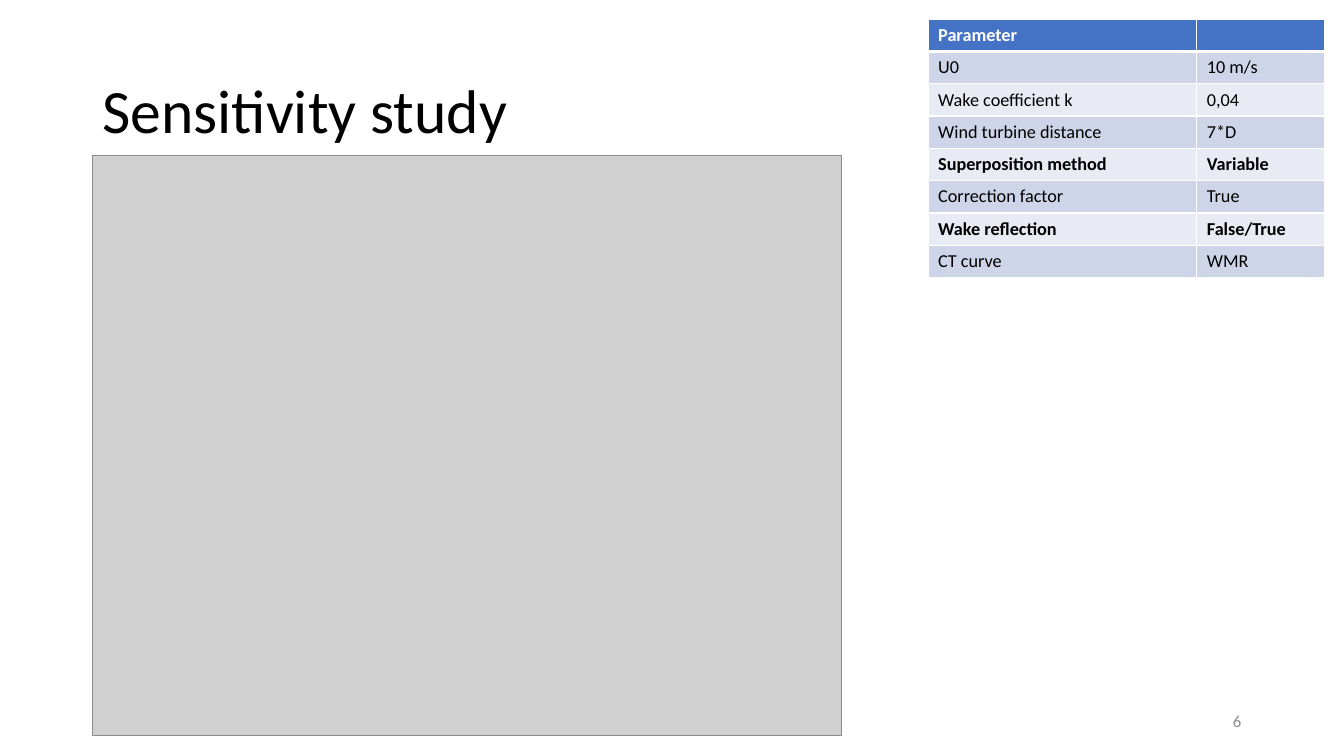
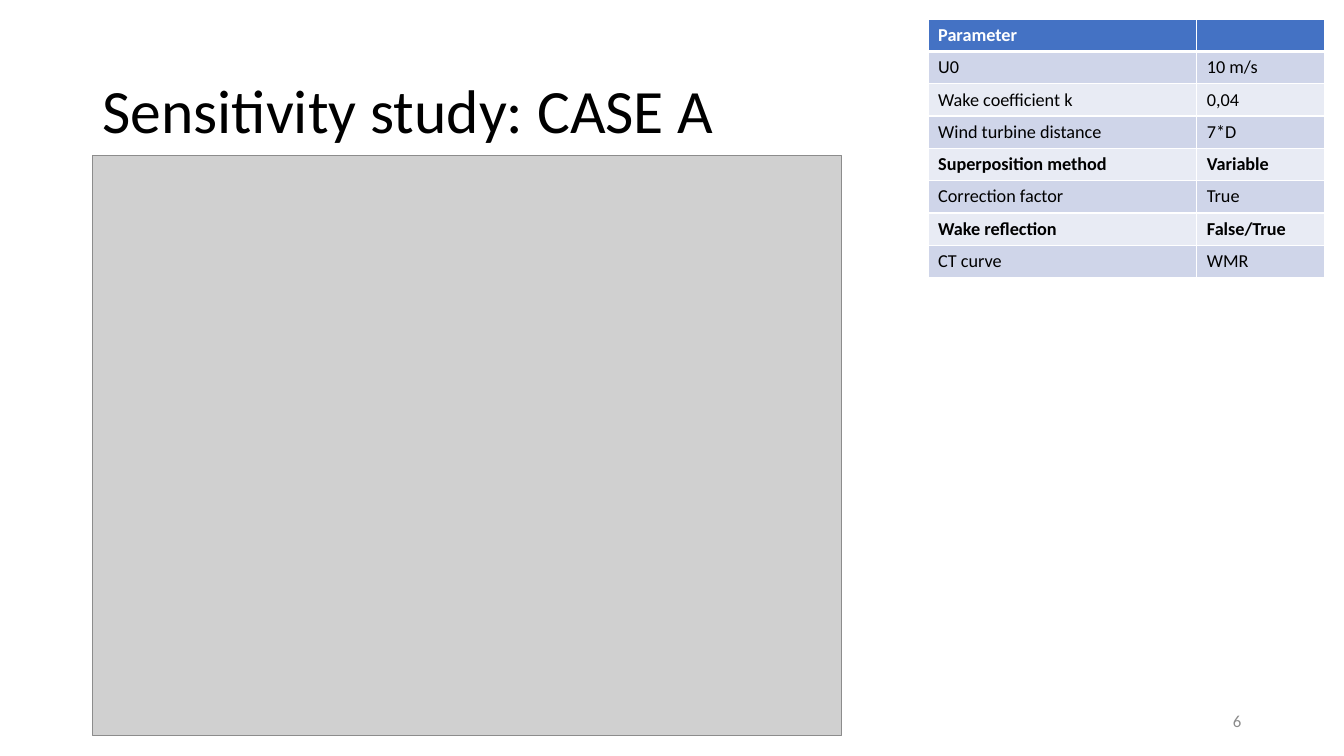
Before and after one commit to obossuyt/Thesis_Ottelien, a slide deck: slide 6 of Meetings & Official Documents/20180227_Meeting08.pptx. Drawn at 1344x756 pixels with LibreOffice and Linux fonts; fonts in the diff are those of the drawing; grey boxes stand for pictures. Boxes give left, top, right and bottom in pixels: in the first picture for what was removed or moved away, otherwise in the second. Text is boxed around its words. In the diff, an @@ line names an element or a change of style, - is before the commit and + after.

```diff
--- a/Meetings & Official Documents/20180227_Meeting08.pptx
+++ b/Meetings & Official Documents/20180227_Meeting08.pptx
@@ title at bbox=[102, 90, 714, 143]: text changed @@
-Sensitivity study
+Sensitivity study: CASE A
```
Also in this commit, not shown: 5 other slides changed, 2 other files.
